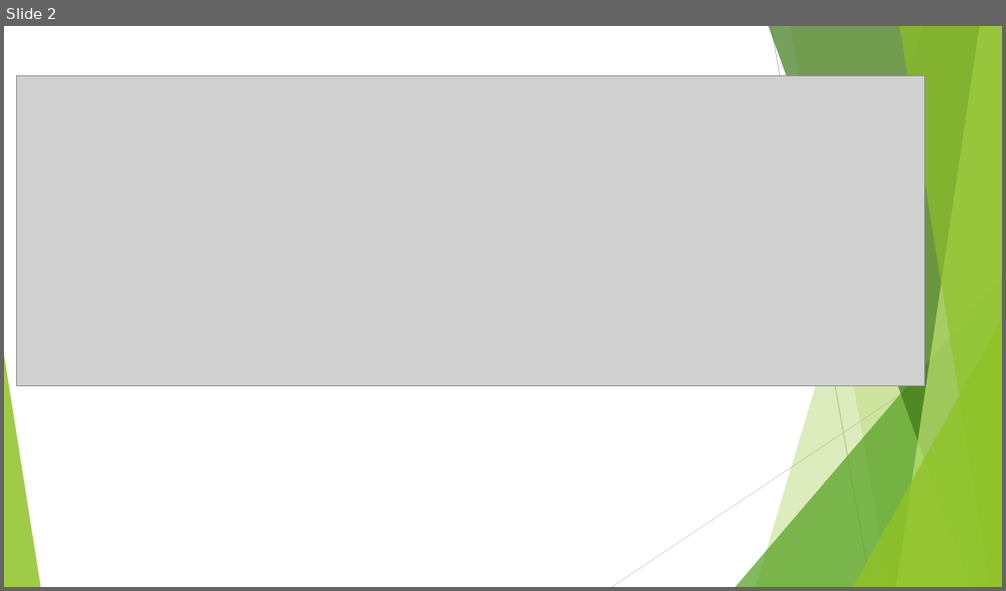
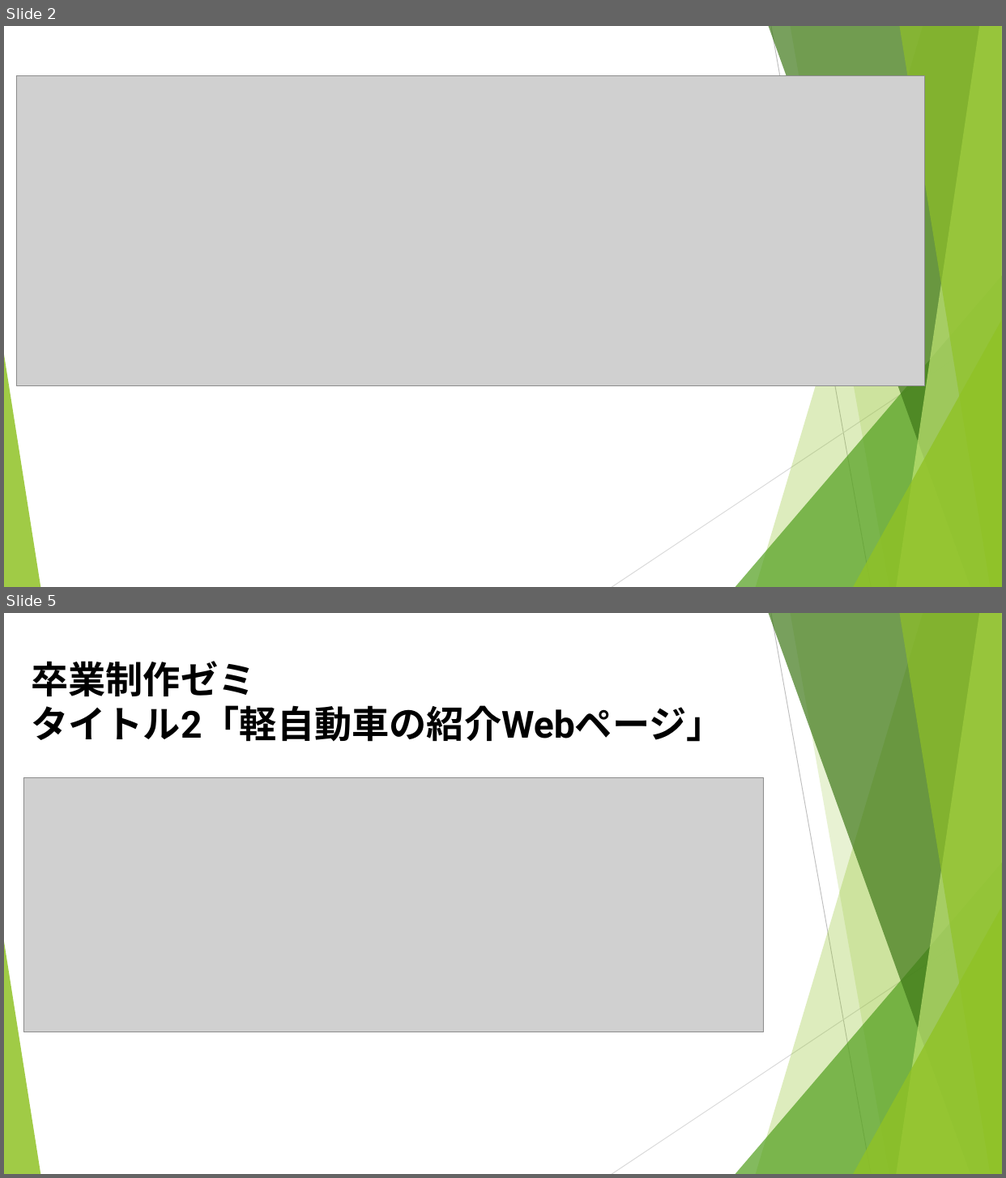
Before and after one commit to ckg25074/sato-zemi, a slide deck: 卒業制作ゼミ.pptm. Shown one above the other, each under a label of ours: slide 2 before the commit, slides 2 and 5 after it; the slides between them are not shown. The pictures are 1006x591 and 1006x1178 pixels, drawn with LibreOffice and Linux fonts; fonts in the diff are those of the drawing; grey boxes stand for pictures. Boxes give left, top, right and bottom in pixels: in the first picture for what was removed or moved away, otherwise in the second. Text is boxed around its words. In the diff, an @@ line names an element or a change of style, - is before the commit and + after.

```diff
--- a/卒業制作ゼミ.pptm
+++ b/卒業制作ゼミ.pptm
@@ slide 5 added at (x1=4, y1=613, x2=1002, y2=1174), background #FFFFFF; not listed: 10 template elements that a slide beside it also shows @@
@@ title added at (x1=31, y1=661, x2=723, y2=742), 36 pt, text #000000, bold @@
+卒業制作ゼミ
+タイトル2「軽自動車の紹介Webページ」
@@ picture added at (x1=23, y1=777, x2=764, y2=1033) @@
```
Also in this commit, not shown: 4 other slides added, 1 slide removed, 1 other file.
